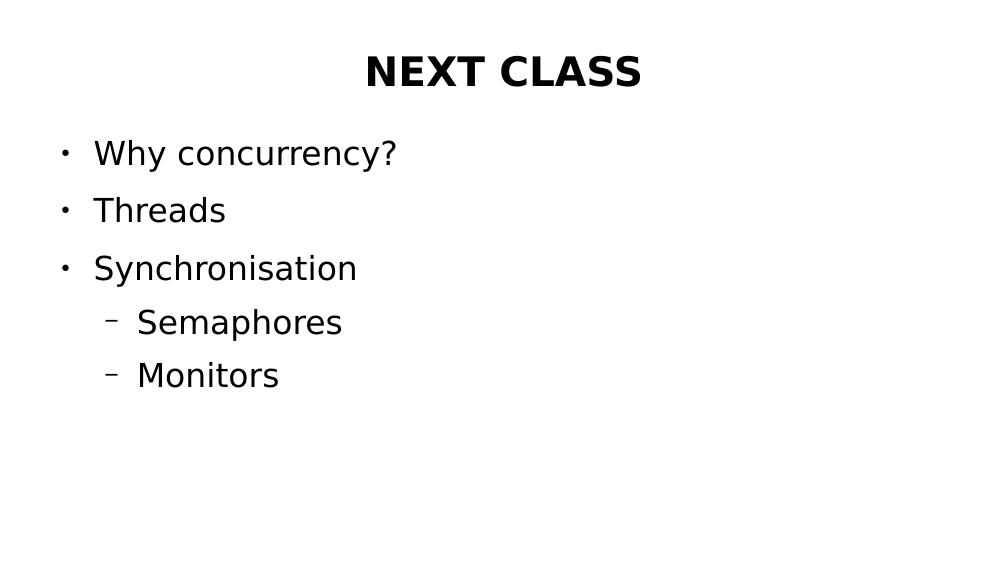
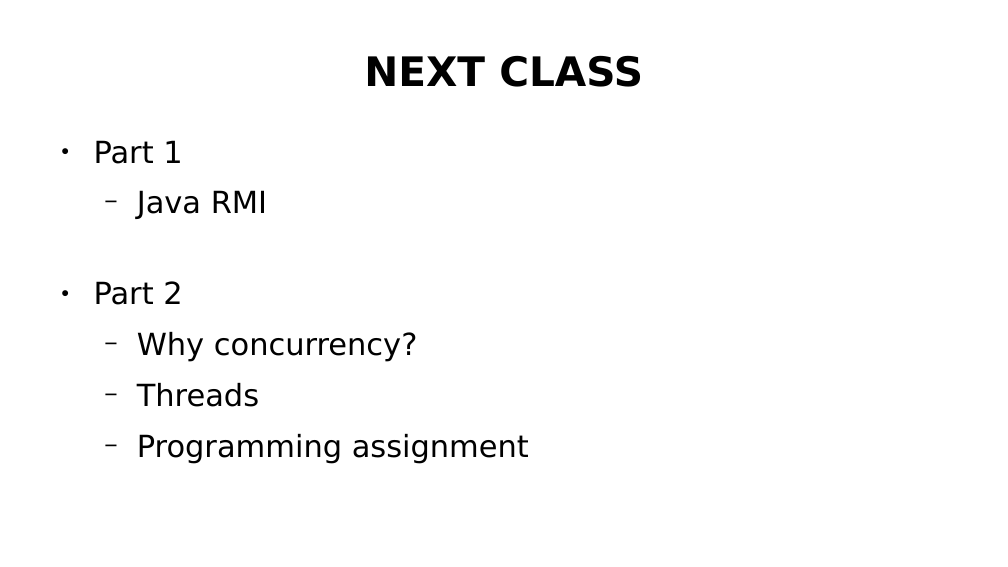
Before and after one commit to MID-IST-FALL-2018/mid-ist-fall-2018.github.io, a slide deck: slide 23 of assets/lectures-slides/MID-lecture-2.odp (slide 31 before the commit). Drawn at 1008x567 pixels with LibreOffice and Linux fonts; fonts in the diff are those of the drawing. Boxes give left, top, right and bottom in pixels: in the first picture for what was removed or moved away, otherwise in the second. Text is boxed around its words. In the diff, an @@ line names an element or a change of style, - is before the commit and + after.

```diff
--- a/assets/lectures-slides/MID-lecture-2.odp
+++ b/assets/lectures-slides/MID-lecture-2.odp
@@ text at (94,140,267,305): paragraphs added @@
+● Part 1
+  − Java RMI
+● Part 2
@@ text at (137,331,418,407): size 26 to 24.1 pt in "Why concurrency?", "Threads"; bullet ● to −; list level 1 to 2 in "Why concurrency?"; list level 1 to 2 in "Threads" @@
@@ text at (137,433,529,463): text changed; size 26 to 24.1 pt @@
-● Synchronisation
-  − Semaphores
-  − Monitors
+  − Programming assignment
```
Also in this commit, not shown: 2 other slides changed, 8 slides removed, 4 other files.
